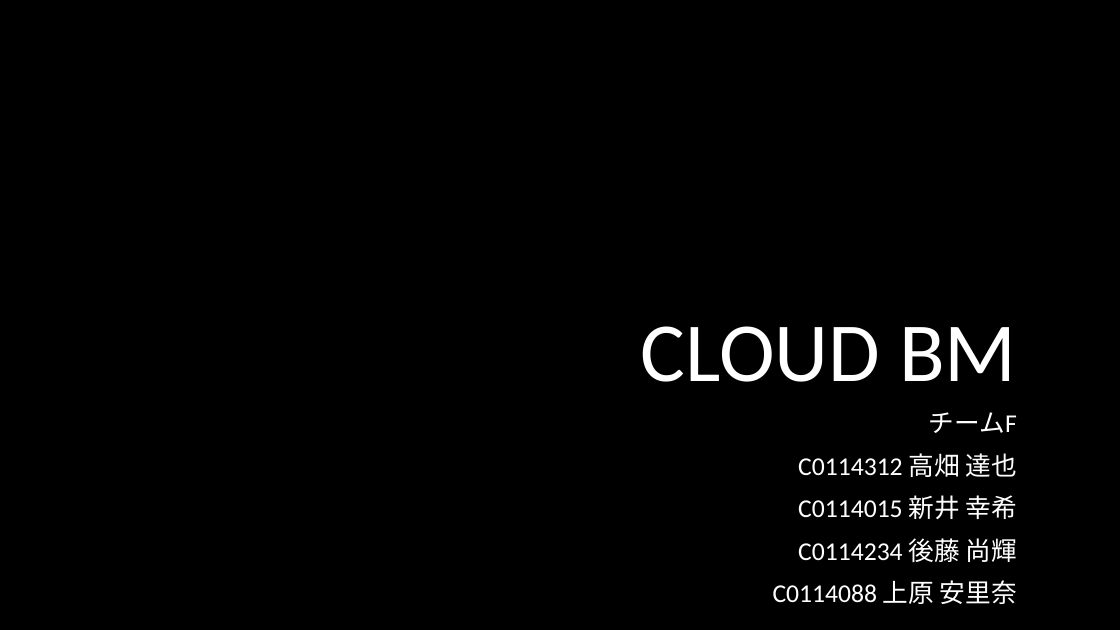
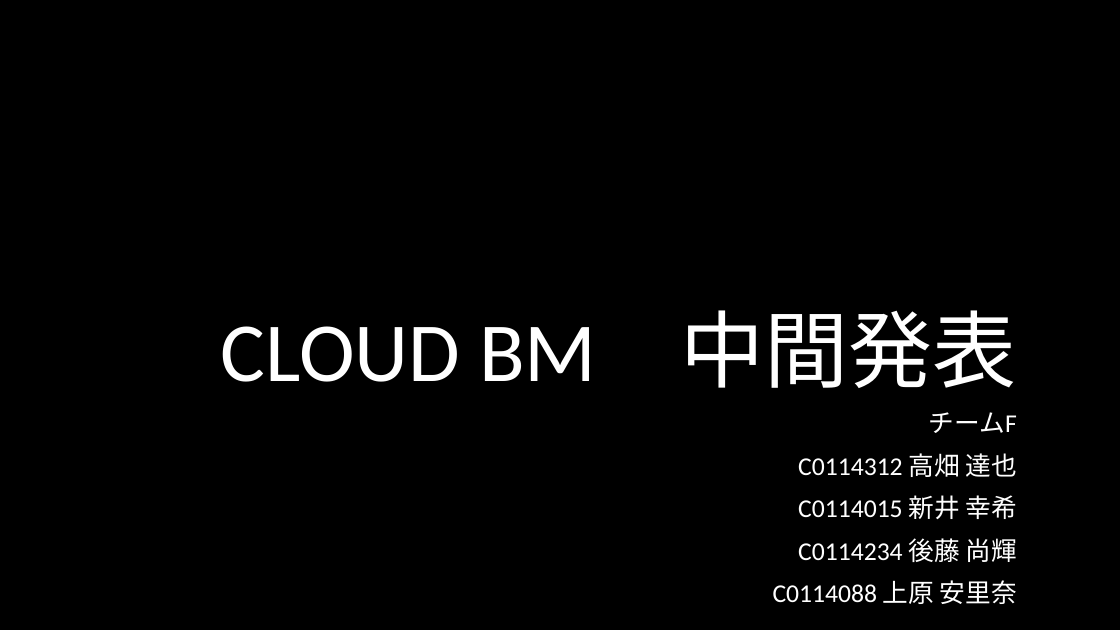
Before and after one commit to Sorarinu/ProjectP2016_F, a slide deck: slide 1 of production-idea/中間発表.pptx. Drawn at 1120x630 pixels with LibreOffice and Linux fonts; fonts in the diff are those of the drawing; background and template pictures are left out. Boxes give left, top, right and bottom in pixels: in the first picture for what was removed or moved away, otherwise in the second. Text is boxed around its words. In the diff, an @@ line names an element or a change of style, - is before the commit and + after.

Commit message:
#116 中間発表ver資料

```diff
--- a/production-idea/中間発表.pptx
+++ b/production-idea/中間発表.pptx
@@ title at box(221, 310, 1017, 388): text changed @@
-CLOUD BM
+CLOUD BM 中間発表
```
Also in this commit, not shown: 8 other slides changed, 1 slide added.
